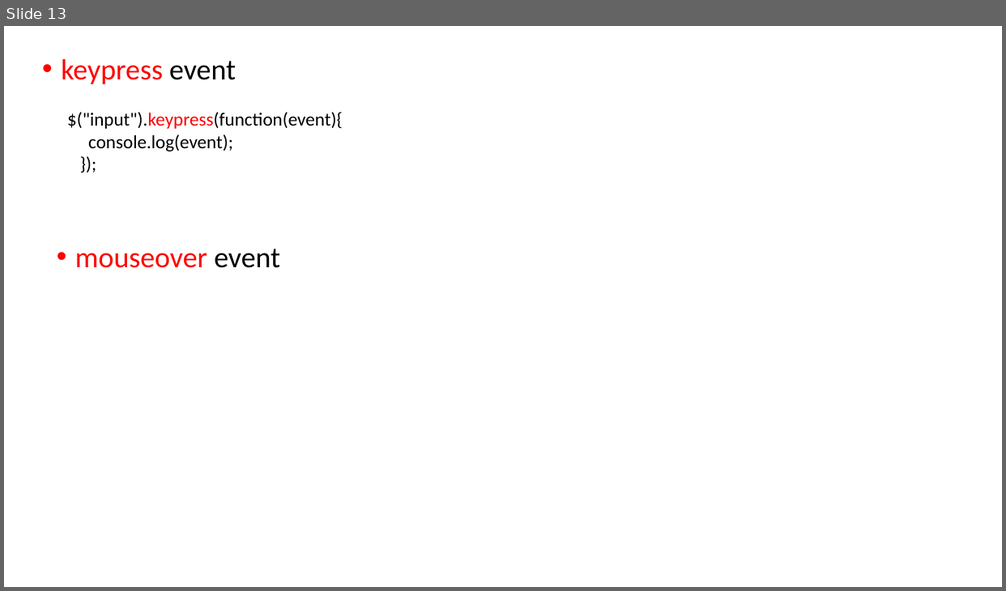
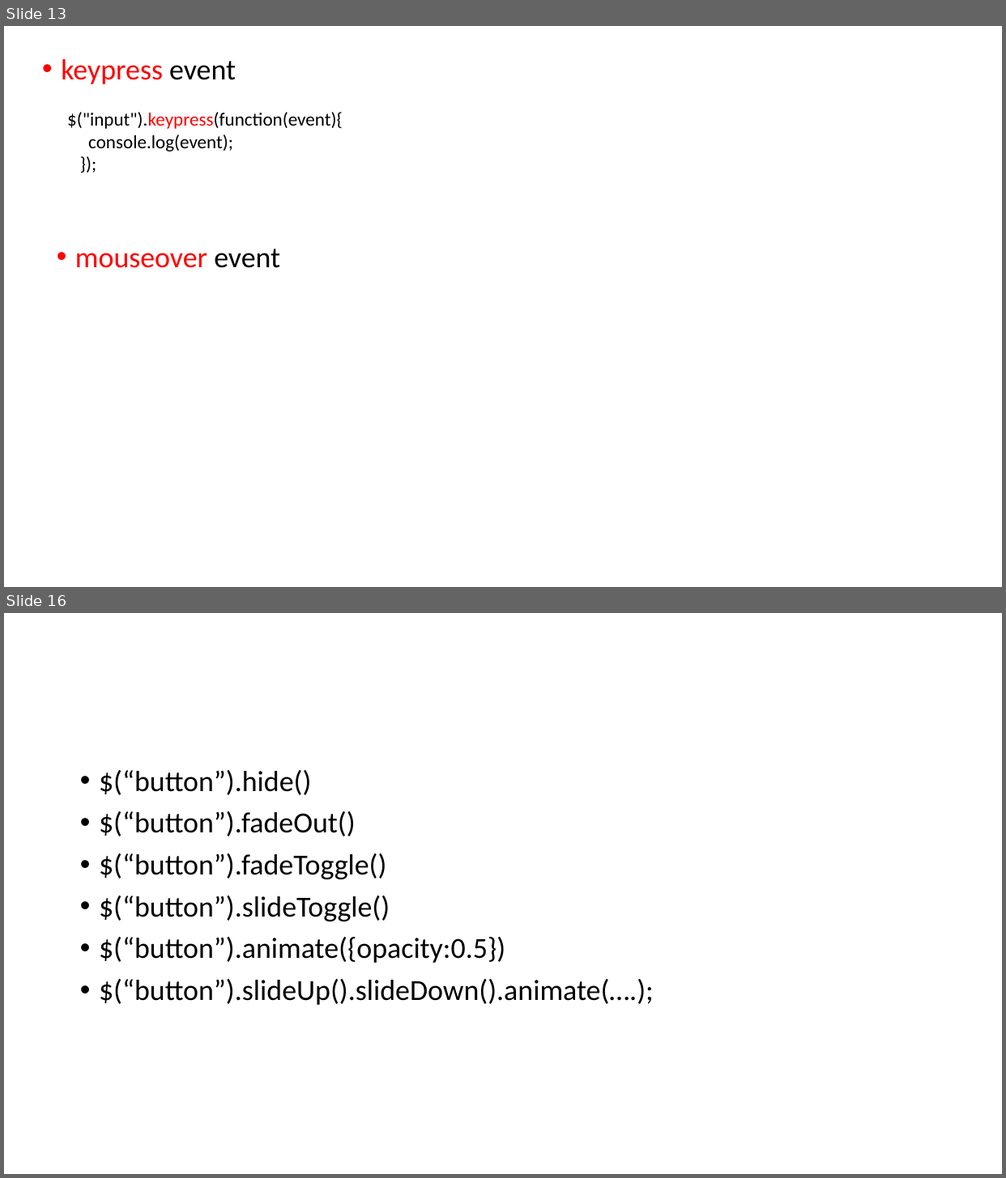
Before and after one commit to aroranishant8/WebDevelopment, a slide deck: Presentations/Section14_Jquery.pptx. Shown one above the other, each under a label of ours: slide 13 before the commit, slides 13 and 16 after it; the slides between them are not shown. The pictures are 1006x591 and 1006x1178 pixels, drawn with LibreOffice and Linux fonts; fonts in the diff are those of the drawing. Boxes give left, top, right and bottom in pixels: in the first picture for what was removed or moved away, otherwise in the second. Text is boxed around its words. In the diff, an @@ line names an element or a change of style, - is before the commit and + after.

```diff
--- a/Presentations/Section14_Jquery.pptx
+++ b/Presentations/Section14_Jquery.pptx
@@ slide 16 added at [4, 613, 1002, 1174], background #FFFFFF @@
@@ text added at [99, 770, 654, 1005], 28 pt, text #000000 @@
+• $(“button”).hide()
+• $(“button”).fadeOut()
+• $(“button”).fadeToggle()
+• $(“button”).slideToggle()
+• $(“button”).animate({opacity:0.5})
+• $(“button”).slideUp().slideDown().animate(….);
```
Also in this commit, not shown: 4 slides changed, 2 other slides added, 1 slide removed, 11 other files.
